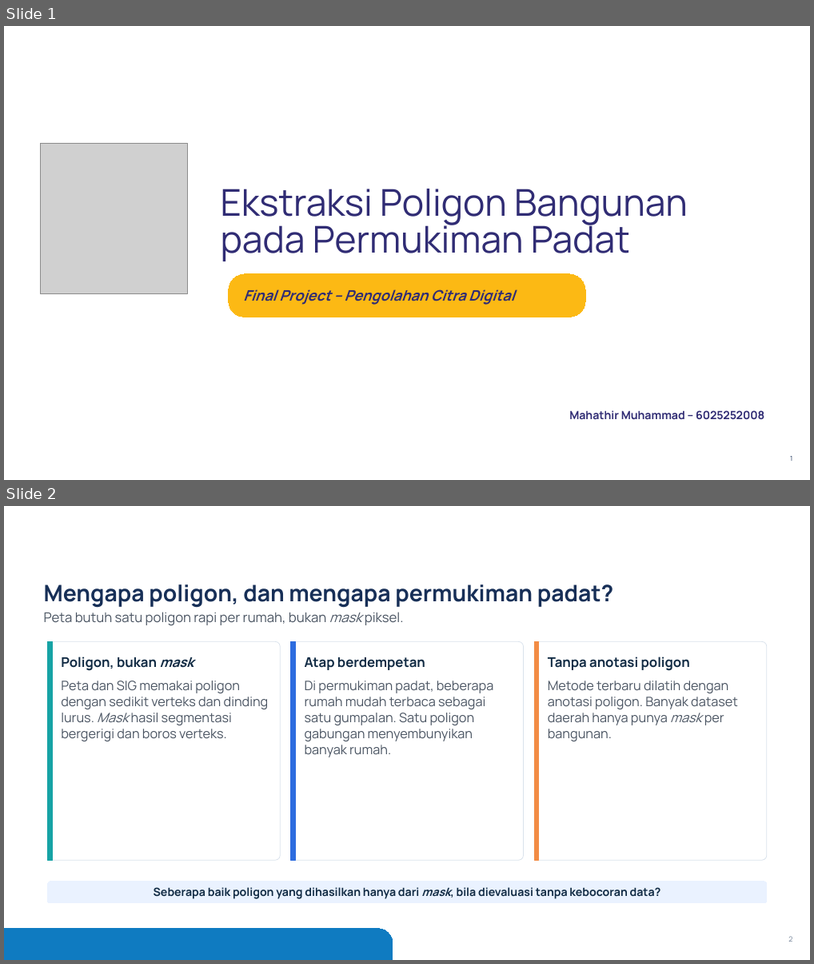
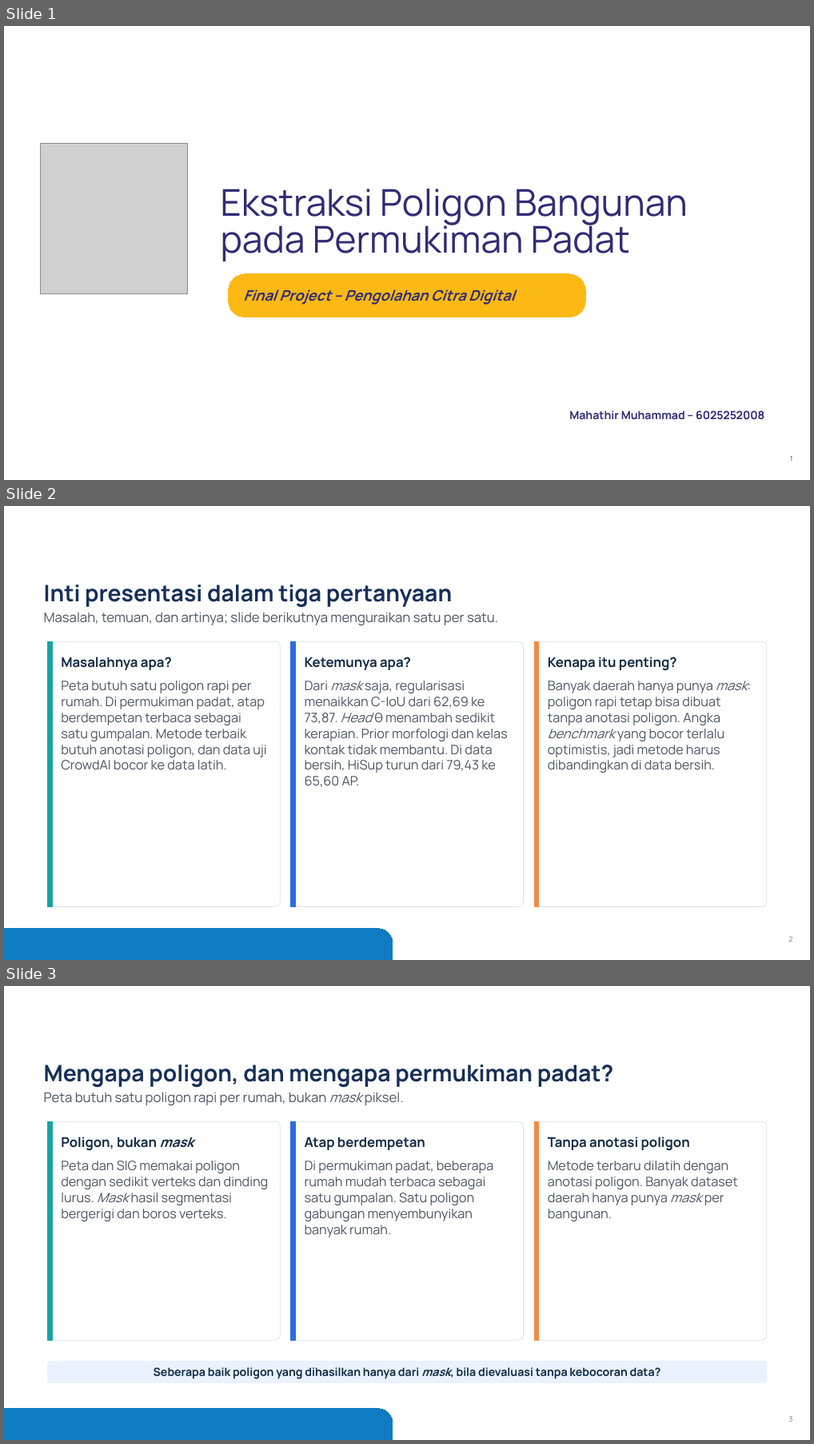
Before and after one commit to mahathirmuh/building-footprint-extraction, a slide deck: slides/densepoly.pptx. Shown one above the other, each under a label of ours: slides 1 and 2 before the commit, slides 1, 2 and 3 after it. The pictures are 814x964 and 814x1444 pixels, drawn with LibreOffice and Linux fonts; fonts in the diff are those of the drawing; grey boxes stand for pictures; background and template pictures are left out. Boxes give left, top, right and bottom in pixels: in the first picture for what was removed or moved away, otherwise in the second. Text is boxed around its words. In the diff, an @@ line names an element or a change of style, - is before the commit and + after.

Commit message:
Add a slide that answers three questions: the problem, the findings, why they matter
Slide 2 of the deck, with its spoken words in slides/naskah.md; the deck now has 20 slides.

```diff
--- a/slides/densepoly.pptx
+++ b/slides/densepoly.pptx
@@ slide 2 added at (4,506,810,960), background #FFFFFF; not listed: 1 template element that a slide beside it also shows @@
@@ title added at (44,584,452,608), 27 pt, text #172F57, bold @@
+Inti presentasi dalam tiga pertanyaan
@@ text added at (44,612,498,626), 16 pt, text #4B5563 @@
+Masalah, temuan, dan artinya; slide berikutnya menguraikan satu per satu.
@@ rounded rectangle added at (47,641,280,907), fill #FFFFFF, outline #D9E2EC 0.75 pt @@
@@ rectangle added at (47,641,52,907), fill #16A3A5, outline #16A3A5 1 pt @@
@@ rounded rectangle added at (291,641,524,907), fill #FFFFFF, outline #D9E2EC 0.75 pt @@
@@ rectangle added at (291,641,295,907), fill #2D6CDF, outline #2D6CDF 1 pt @@
@@ rounded rectangle added at (534,641,767,907), fill #FFFFFF, outline #D9E2EC 0.75 pt @@
@@ rectangle added at (534,641,538,907), fill #F28C45, outline #F28C45 1 pt @@
@@ text added at (61,656,267,769), 15.5 pt, text #4B5563 @@
+Masalahnya apa?
+Peta butuh satu poligon rapi per rumah. Di permukiman padat, atap berdempetan terbaca sebagai satu gumpalan. Metode terbaik butuh anotasi poligon, dan data uji CrowdAI bocor ke data latih.
@@ text added at (305,656,508,787), 15.5 pt, text #4B5563 @@
+Ketemunya apa?
+Dari mask saja, regularisasi menaikkan C-IoU dari 62,69 ke 73,87. Head θ menambah sedikit kerapian. Prior morfologi dan kelas kontak tidak membantu. Di data bersih, HiSup turun dari 79,43 ke 65,60 AP.
@@ text added at (548,656,747,772), 15.5 pt, text #4B5563 @@
+Kenapa itu penting?
+Banyak daerah hanya punya mask: poligon rapi tetap bisa dibuat tanpa anotasi poligon. Angka benchmark yang bocor terlalu optimistis, jadi metode harus dibandingkan di data bersih.
@@ page number added at (789,936,793,941), 8.5 pt, text #718096 @@
+2
@@ what was slide 2 is now slide 3 @@
```
Also in this commit, not shown: 3 other files.
